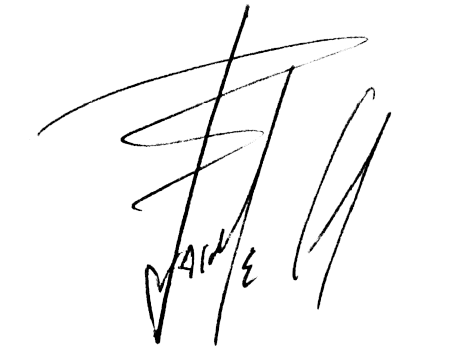
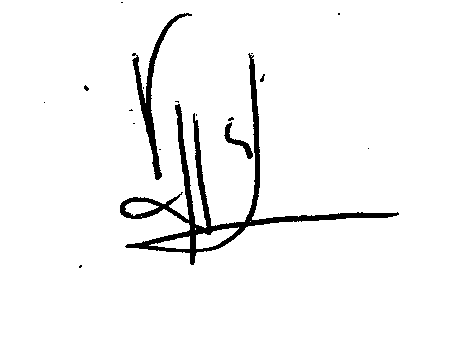
The second 464 x 360 image is a revision of the first. Changes to its layers:
removed layer "jgutierrez" over (29, 4, 392, 346)
renamed "vrojas" to "Capa 2", showed it, painted on it over (43, 2, 399, 307)
renamed "jvalera" to "Capa 1", showed it, painted on it over (29, 2, 399, 346)
